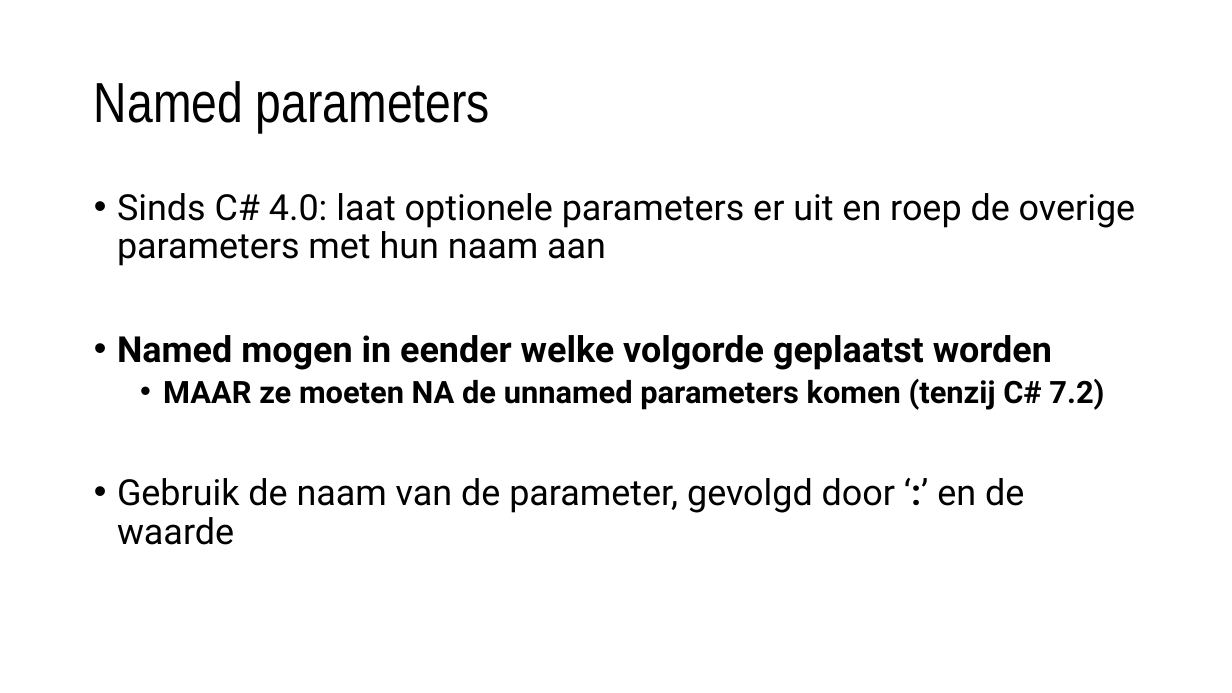
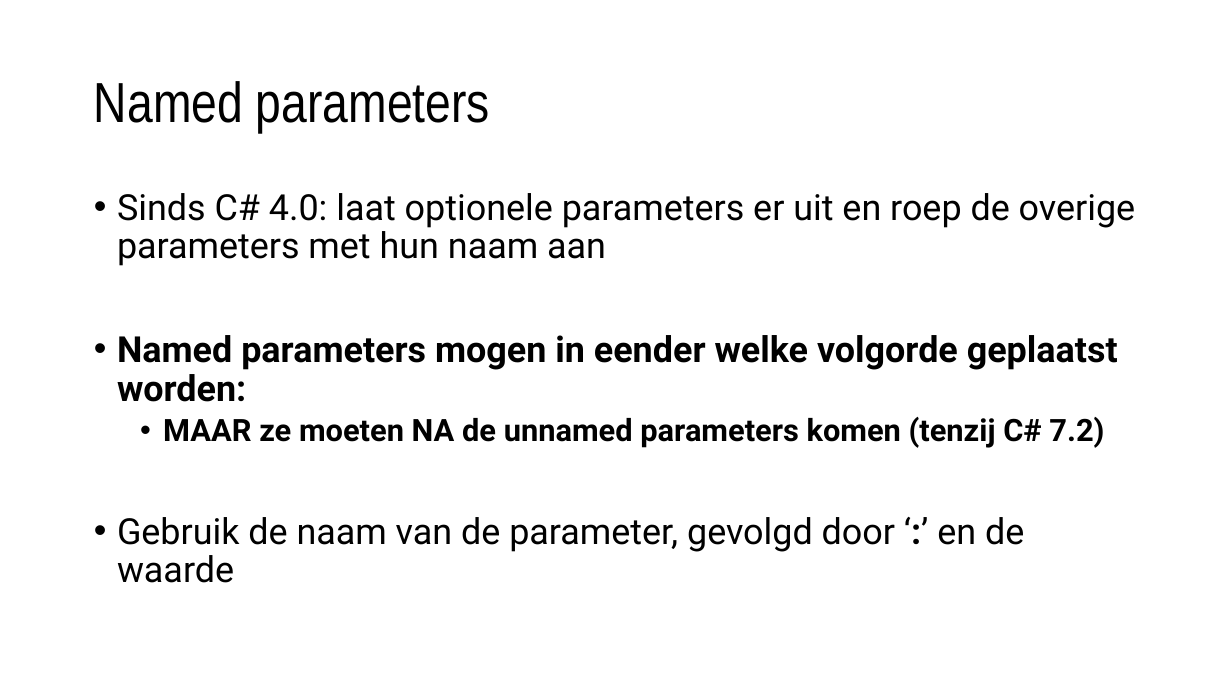
Before and after one commit to timdams/csharpbook, a slide deck: slide 27 of _SLIDES/2020_DEEL1/H7-Methoden/H7-3-advanced methods.pptx. Drawn at 1232x693 pixels with LibreOffice and Linux fonts; fonts in the diff are those of the drawing; background and template pictures are left out. Boxes give left, top, right and bottom in pixels: in the first picture for what was removed or moved away, otherwise in the second. Text is boxed around its words. In the diff, an @@ line names an element or a change of style, - is before the commit and + after.

```diff
--- a/_SLIDES/2020_DEEL1/H7-Methoden/H7-3-advanced methods.pptx
+++ b/_SLIDES/2020_DEEL1/H7-Methoden/H7-3-advanced methods.pptx
@@ text at (117, 335, 1118, 402): text changed @@
-• Named mogen in eender welke volgorde geplaatst worden
+• Named parameters mogen in eender welke volgorde geplaatst worden:
```
Also in this commit, not shown: 5 other slides changed, 5 other files.
